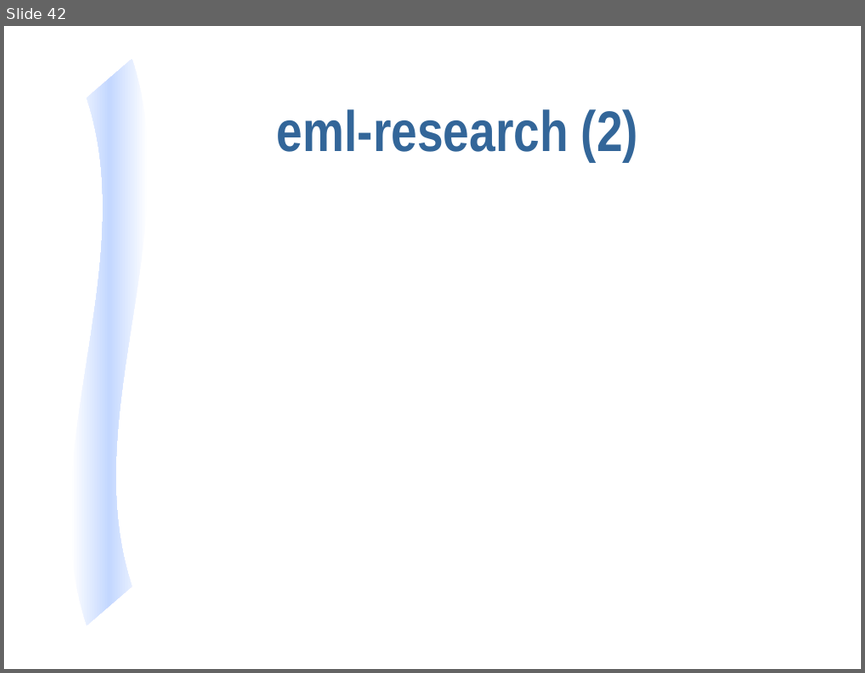
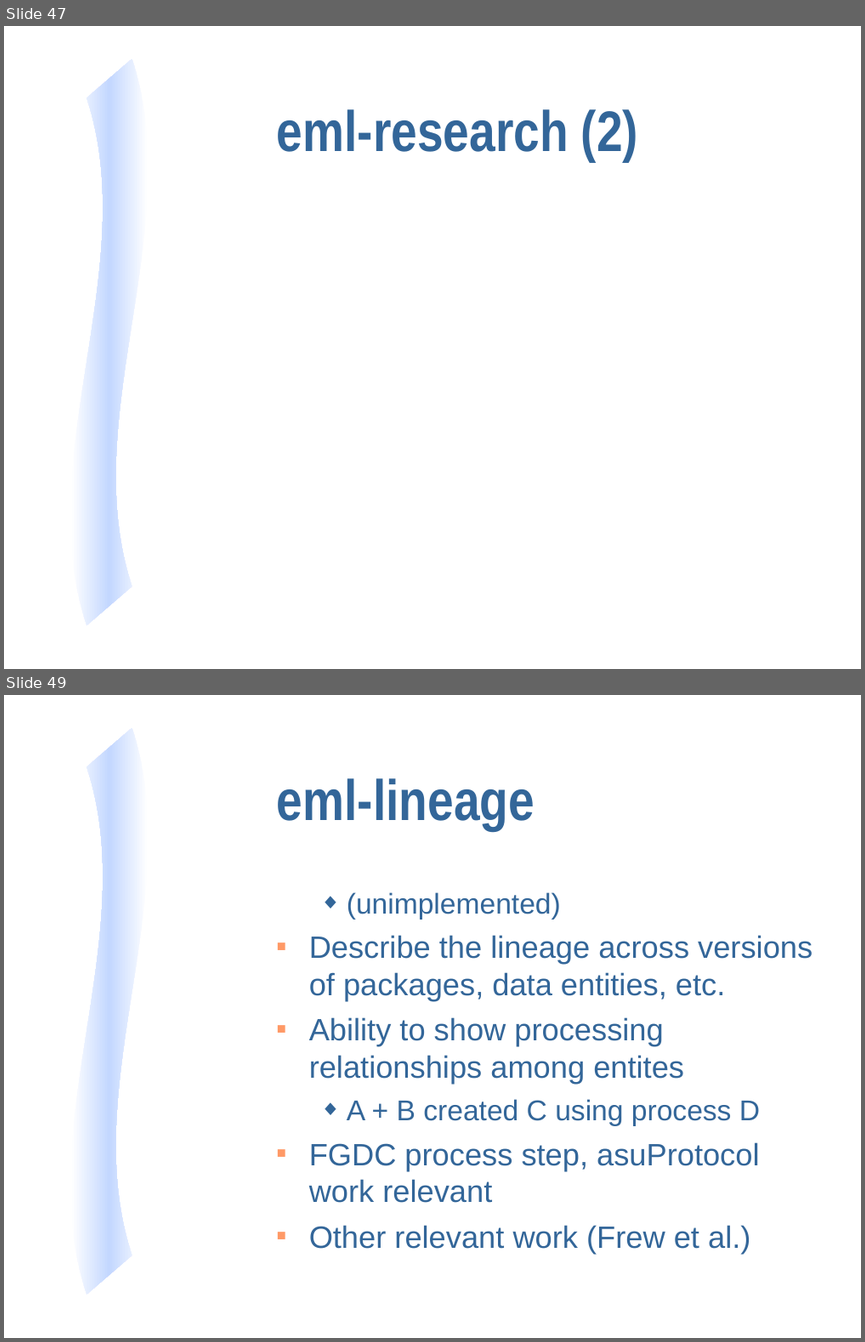
Before and after one commit to NCEAS/eml, a slide deck: display/eml-overview-200010402.ppt. Shown one above the other, each under a label of ours: slide 42 before the commit, slides 47 and 49 after it; the slides between them are not shown. The pictures are 865x673 and 865x1342 pixels, drawn with LibreOffice and Linux fonts; fonts in the diff are those of the drawing. Boxes give left, top, right and bottom in pixels: in the first picture for what was removed or moved away, otherwise in the second. Text is boxed around its words. In the diff, an @@ line names an element or a change of style, - is before the commit and + after.

```diff
--- a/display/eml-overview-200010402.ppt
+++ b/display/eml-overview-200010402.ppt
@@ slide 49 added at box(4, 695, 861, 1338), background #FFFFFF; not listed: 1 template element that a slide beside it also shows @@
@@ title added at box(277, 778, 534, 830), 48 pt, text #336699, bold @@
+eml-lineage
@@ text added at box(309, 892, 812, 1253), 25.9 pt, text #336699 @@
+  ◆ (unimplemented)
+■ Describe the lineage across versions of packages, data entities, etc.
+■ Ability to show processing relationships among entites
+  ◆ A + B created C using process D
+■ FGDC process step, asuProtocol work relevant
+■ Other relevant work (Frew et al.)
@@ what was slide 42 is now slide 47 @@
```
Also in this commit, not shown: 6 slides changed, 13 other slides added, 1 slide removed.
